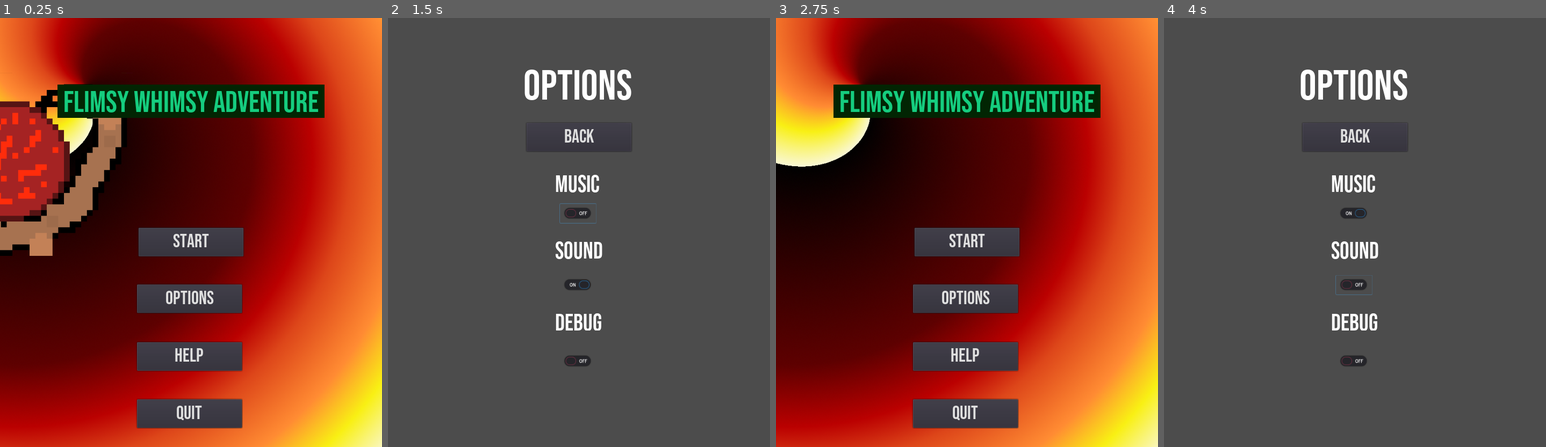
Above: before the commit, frames 1-4 (left to right).
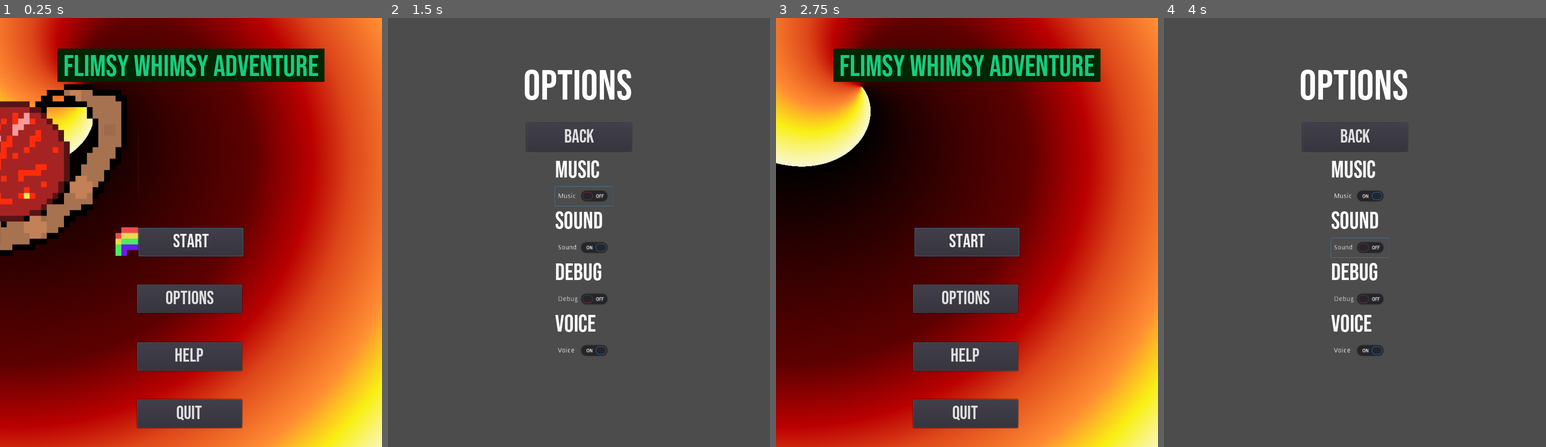
Above: after the commit, the same moments.

Repository: KaizNike/Flimsy-Whimsy-Adventure
Game: Godot game, scene res://src/Main/Main.tscn
Same seed, same stepped clock (60 frames per second), same inputs: the game is played once before the commit and once after it.
Inputs (mouse positions are in pixels of both pictures, inside the frame that each line leads up to; where the layout moved, square brackets give the same spot in the first picture):
- Up to frame 1 (0.25 s): no input
- Up to frame 2 (1.5 s): click "Options" at 0.5 s; click (582, 198) [579, 215] at 1.25 s
- Up to frame 3 (2.75 s): click "Back" at 2 s
- Up to frame 4 (4 s): click "Options" at 2.75 s; click (1358, 249) [1355, 283] at 3.5 s

The runs differ from the first frame. In frame 1, 13% of the frame differs, in the area x 0-85%, y 7-56%; in frame 2, 2.8%; in frame 3, 11%; in frame 4, 2.8%.

Commit message:
v1 Upload
Where I got to by the end of the BARE game jam.

Diff:
--- a/Flimsy Whimsy Adventure/project.godot
+++ b/Flimsy Whimsy Adventure/project.godot
@@ -22,6 +22,8 @@
 [autoload]
 
 Automain="*res://src/Autoload/Automain.tscn"
+TTS="*res://addons/godot-tts/TTS.gd"
+ScreenReader="*res://addons/godot-accessibility/ScreenReader.gd"
 
 [display]
 
--- a/Flimsy Whimsy Adventure/src/HUD/Game.gd
+++ b/Flimsy Whimsy Adventure/src/HUD/Game.gd
@@ -34,6 +34,9 @@
 
 # Called when the node enters the scene tree for the first time.
 func _ready() -> void:
+	$BackButton.grab_focus()
+	TTS.stop()
+#	TTS.speak("You are playing a short adventure, if you'd like to contribute writings see the Github link. "+text+" option 1 "+option1+" option 2 "+option2+" option 3 "+option3+" option 4 "+option4)
 #	if Automain.debug == false:
 #		$DebugInv.visible = false
 #		$DebugScene.visible = false
@@ -133,6 +136,7 @@
 	# To hell
 	if scene == 102:
 		text = ""
+	TTS.speak(text+" option 1 "+option1+" option 2 "+option2+" option 3 "+option3+" option 4 "+option4)
 
 
 
--- a/Flimsy Whimsy Adventure/src/HUD/Game.tscn
+++ b/Flimsy Whimsy Adventure/src/HUD/Game.tscn
@@ -46,6 +46,7 @@
 margin_top = 160.0
 margin_right = 640.0
 margin_bottom = 480.0
+focus_mode = 2
 custom_fonts/normal_font = SubResource( 1 )
 text = "Text will go here, it may be a lot. Up to three sentences, so I will emulate that by putting lots of text here. Lorem Ipsum factorum."
 
@@ -120,6 +121,7 @@
 margin_top = 110.0
 margin_right = 770.0
 margin_bottom = 160.0
+focus_mode = 2
 text = "0"
 
 [node name="CanvasLayer" type="CanvasLayer" parent="."]
@@ -128,11 +130,11 @@
 [node name="TextureRect" type="TextureRect" parent="CanvasLayer"]
 margin_right = 40.0
 margin_bottom = 40.0
+focus_mode = 2
 texture = ExtResource( 3 )
 __meta__ = {
 "_edit_use_anchors_": false
 }
-
 [connection signal="pressed" from="OptionOneButton" to="." method="_on_OptionOneButton_pressed"]
 [connection signal="pressed" from="BackButton" to="." method="_on_BackButton_pressed"]
 [connection signal="pressed" from="OptionTwoButton" to="." method="_on_OptionTwoButton_pressed"]
--- a/Flimsy Whimsy Adventure/src/HUD/Start.gd
+++ b/Flimsy Whimsy Adventure/src/HUD/Start.gd
@@ -6,14 +6,18 @@
 
 # Called when the node enters the scene tree for the first time.
 func _ready() -> void:
-	$GameNameLabel.grab_focus()
+#	ScreenReader.Accessible.click_focused($WelcomeLabel)
+#	TTS.speak($WelcomeLabel.text)
+#	TTS.connect("utterance_end",self,"progress()")
+	$StartButton.grab_focus()
 	Automain.scene_change("mainmenu")
 	pass # Replace with function body.
 
 # Called every frame. 'delta' is the elapsed time since the previous frame.
 #func _process(delta: float) -> void:
 #	pass
-
+#func progress():
+#	$StartButton.grab_focus()
 
 func _on_StartButton_pressed() -> void:
 	#print("New Game Pressed!")		#Works
--- a/Flimsy Whimsy Adventure/src/HUD/Start.tscn
+++ b/Flimsy Whimsy Adventure/src/HUD/Start.tscn
@@ -18,28 +18,49 @@
 [sub_resource type="ShortCut" id=4]
 shortcut = SubResource( 3 )
 
-[sub_resource type="InputEventAction" id=5]
-action = "ui_accept"
-
-[sub_resource type="ShortCut" id=6]
-shortcut = SubResource( 5 )
-
 [node name="Start" type="Control"]
 anchor_right = 1.0
 anchor_bottom = 1.0
 script = ExtResource( 1 )
+__meta__ = {
+"_edit_use_anchors_": false
+}
 
 [node name="GameNameLabel" type="Label" parent="."]
 modulate = Color( 0.0823529, 0.803922, 0.498039, 1 )
 anchor_left = 0.5
 anchor_right = 0.5
 margin_left = -400.0
-margin_top = 140.0
+margin_top = 64.0
 margin_right = 400.0
-margin_bottom = 218.0
+margin_bottom = 142.0
 custom_fonts/font = SubResource( 1 )
 text = "Flimsy Whimsy Adventure"
 align = 1
+__meta__ = {
+"_edit_use_anchors_": false
+}
+
+[node name="WelcomeLabel" type="Label" parent="."]
+visible = false
+modulate = Color( 0.0823529, 0.803922, 0.498039, 1 )
+anchor_left = 0.5
+anchor_top = 0.5
+anchor_right = 0.5
+anchor_bottom = 0.5
+margin_left = -522.0
+margin_top = -257.0
+margin_right = 522.0
+margin_bottom = -17.0
+focus_mode = 2
+custom_fonts/font = SubResource( 1 )
+text = "Welcome to a whimsical
+Adventure, press start.
+to remove voice see options."
+align = 1
+__meta__ = {
+"_edit_use_anchors_": false
+}
 
 [node name="OptionsButton" type="Button" parent="."]
 anchor_left = 0.5
@@ -91,7 +112,6 @@
 margin_right = 110.0
 margin_bottom = 50.0
 custom_fonts/font = SubResource( 2 )
-shortcut = SubResource( 6 )
 text = "Start"
 __meta__ = {
 "_edit_use_anchors_": false
@@ -103,9 +123,28 @@
 [node name="GameNameBackground" type="Panel" parent="LabelBackground"]
 modulate = Color( 0.0470588, 1, 0.0627451, 1 )
 margin_left = 120.0
+margin_top = 64.0
+margin_right = 680.0
+margin_bottom = 134.0
+__meta__ = {
+"_edit_use_anchors_": false
+}
+
+[node name="LabelBackground2" type="CanvasLayer" parent="."]
+layer = -1
+
+[node name="GameNameBackground" type="Panel" parent="LabelBackground2"]
+visible = false
+modulate = Color( 0.0470588, 1, 0.0627451, 1 )
+anchor_top = 0.0255556
+anchor_bottom = 0.0255556
+margin_left = 100.0
 margin_top = 140.0
-margin_right = 680.0
-margin_bottom = 210.0
+margin_right = 700.0
+margin_bottom = 440.0
+__meta__ = {
+"_edit_use_anchors_": true
+}
 
 [node name="CanvasLayer" type="CanvasLayer" parent="."]
 layer = -100
@@ -113,6 +152,7 @@
 [node name="TextureRect" type="TextureRect" parent="CanvasLayer"]
 margin_right = 40.0
 margin_bottom = 40.0
+focus_mode = 2
 texture = ExtResource( 3 )
 __meta__ = {
 "_edit_use_anchors_": false
--- a/Flimsy Whimsy Adventure/src/Help/Help.gd
+++ b/Flimsy Whimsy Adventure/src/Help/Help.gd
@@ -6,6 +6,7 @@
 
 # Called when the node enters the scene tree for the first time.
 func _ready() -> void:
+	$BackButton.grab_focus()
 	pass # Replace with function body.
 
 # Called every frame. 'delta' is the elapsed time since the previous frame.
--- a/Flimsy Whimsy Adventure/src/Help/Help.tscn
+++ b/Flimsy Whimsy Adventure/src/Help/Help.tscn
@@ -16,6 +16,7 @@
 anchor_bottom = 1.0
 script = ExtResource( 1 )
 __meta__ = {
+"_edit_use_anchors_": false,
 "_edit_vertical_guides_": [ 400.0 ]
 }
 
@@ -24,6 +25,7 @@
 margin_top = 100.0
 margin_right = 720.0
 margin_bottom = 610.0
+focus_mode = 2
 custom_fonts/normal_font = SubResource( 1 )
 text = "Use 1, 2, 3, 4 on your keyboard or press the options on screen to play. Choose the option that fits you the best and see how far you get!
 
--- a/Flimsy Whimsy Adventure/src/Main/Main.tscn
+++ b/Flimsy Whimsy Adventure/src/Main/Main.tscn
@@ -14,6 +14,7 @@
 [node name="Background" type="TextureRect" parent="CanvasLayer"]
 anchor_right = 1.0
 anchor_bottom = 1.0
+focus_mode = 2
 texture = ExtResource( 2 )
 __meta__ = {
 "_edit_use_anchors_": false
@@ -25,4 +26,4 @@
 [node name="AnimatedSprite" parent="CanvasLayer2" instance=ExtResource( 3 )]
 position = Vector2( 98, 307 )
 z_index = -50
-frame = 7
+frame = 3
--- a/Flimsy Whimsy Adventure/src/Options/Options.gd
+++ b/Flimsy Whimsy Adventure/src/Options/Options.gd
@@ -15,6 +15,7 @@
 
 # Called when the node enters the scene tree for the first time.
 func _ready() -> void:
+	$BackButton.grab_focus()
 	pass # Replace with function body.
 
 # Called every frame. 'delta' is the elapsed time since the previous frame.
@@ -53,3 +54,13 @@
 	if button_pressed == false:
 		Automain.debug = false
 		print("Debug " + str(Automain.debug))
+
+
+
+
+
+func _on_VoiceCheck_toggled(button_pressed):
+	TTS.muted = !TTS.muted
+	if TTS.muted == false:
+		TTS.speak("Voice returned.")
+	pass # Replace with function body.
--- a/Flimsy Whimsy Adventure/src/Options/Options.tscn
+++ b/Flimsy Whimsy Adventure/src/Options/Options.tscn
@@ -8,11 +8,11 @@
 font_data = ExtResource( 2 )
 
 [sub_resource type="DynamicFont" id=2]
-size = 50
+size = 40
 font_data = ExtResource( 2 )
 
 [sub_resource type="DynamicFont" id=3]
-size = 40
+size = 50
 font_data = ExtResource( 2 )
 
 [node name="Options" type="Control"]
@@ -36,59 +36,101 @@
 "_edit_use_anchors_": false
 }
 
-[node name="MusicCheck" type="CheckButton" parent="."]
-margin_left = 360.0
-margin_top = 390.0
-margin_right = 436.0
-margin_bottom = 430.0
-pressed = true
-
-[node name="SoundCheck" type="CheckButton" parent="."]
-margin_left = 360.0
-margin_top = 540.0
-margin_right = 436.0
-margin_bottom = 580.0
-pressed = true
-
-[node name="DebugCheck" type="CheckButton" parent="."]
-margin_left = 360.0
-margin_top = 700.0
-margin_right = 436.0
-margin_bottom = 740.0
-
-[node name="MusicLabel" type="Label" parent="."]
-margin_left = 350.0
-margin_top = 320.0
-margin_right = 445.0
-margin_bottom = 380.0
-custom_fonts/font = SubResource( 2 )
-text = "Music"
-
-[node name="SoundLabel" type="Label" parent="."]
-margin_left = 350.0
-margin_top = 460.0
-margin_right = 445.0
-margin_bottom = 520.0
-custom_fonts/font = SubResource( 2 )
-text = "Sound"
-
-[node name="DebugLabel" type="Label" parent="."]
-margin_left = 350.0
-margin_top = 610.0
-margin_right = 450.0
-margin_bottom = 670.0
-custom_fonts/font = SubResource( 2 )
-text = "Debug"
-
 [node name="BackButton" type="Button" parent="."]
 margin_left = 290.0
 margin_top = 220.0
 margin_right = 510.0
 margin_bottom = 280.0
-custom_fonts/font = SubResource( 3 )
+custom_fonts/font = SubResource( 2 )
 text = "Back"
 
-[connection signal="toggled" from="MusicCheck" to="." method="_on_MusicCheck_toggled"]
-[connection signal="toggled" from="SoundCheck" to="." method="_on_SoundCheck_toggled"]
-[connection signal="toggled" from="DebugCheck" to="." method="_on_DebugCheck_toggled"]
+[node name="VBoxContainer" type="VBoxContainer" parent="."]
+anchor_left = 0.5
+anchor_top = 0.5
+anchor_right = 0.5
+anchor_bottom = 0.5
+margin_left = -50.0
+margin_top = -160.0
+margin_right = 50.0
+margin_bottom = 160.0
+__meta__ = {
+"_edit_use_anchors_": false
+}
+
+[node name="MusicLabel" type="Label" parent="VBoxContainer"]
+margin_right = 121.0
+margin_bottom = 60.0
+custom_fonts/font = SubResource( 3 )
+text = "Music"
+
+[node name="MusicCheck" type="CheckButton" parent="VBoxContainer"]
+margin_top = 64.0
+margin_right = 121.0
+margin_bottom = 104.0
+pressed = true
+text = "Music"
+__meta__ = {
+"_edit_use_anchors_": false
+}
+
+[node name="SoundLabel" type="Label" parent="VBoxContainer"]
+margin_top = 108.0
+margin_right = 121.0
+margin_bottom = 168.0
+focus_mode = 2
+custom_fonts/font = SubResource( 3 )
+text = "Sound"
+__meta__ = {
+"_edit_use_anchors_": false
+}
+
+[node name="SoundCheck" type="CheckButton" parent="VBoxContainer"]
+margin_top = 172.0
+margin_right = 121.0
+margin_bottom = 212.0
+pressed = true
+text = "Sound"
+__meta__ = {
+"_edit_use_anchors_": false
+}
+
+[node name="DebugLabel" type="Label" parent="VBoxContainer"]
+margin_top = 216.0
+margin_right = 121.0
+margin_bottom = 276.0
+focus_mode = 2
+custom_fonts/font = SubResource( 3 )
+text = "Debug"
+
+[node name="DebugCheck" type="CheckButton" parent="VBoxContainer"]
+margin_top = 280.0
+margin_right = 121.0
+margin_bottom = 320.0
+text = "Debug"
+__meta__ = {
+"_edit_use_anchors_": false
+}
+
+[node name="VoiceLabel" type="Label" parent="VBoxContainer"]
+margin_top = 324.0
+margin_right = 121.0
+margin_bottom = 384.0
+rect_pivot_offset = Vector2( 238, -527 )
+focus_mode = 2
+custom_fonts/font = SubResource( 3 )
+text = "Voice"
+
+[node name="VoiceCheck" type="CheckButton" parent="VBoxContainer"]
+margin_top = 388.0
+margin_right = 121.0
+margin_bottom = 428.0
+pressed = true
+text = "Voice"
+__meta__ = {
+"_edit_use_anchors_": false
+}
 [connection signal="pressed" from="BackButton" to="." method="_on_BackButton_pressed"]
+[connection signal="toggled" from="VBoxContainer/MusicCheck" to="." method="_on_MusicCheck_toggled"]
+[connection signal="toggled" from="VBoxContainer/SoundCheck" to="." method="_on_SoundCheck_toggled"]
+[connection signal="toggled" from="VBoxContainer/DebugCheck" to="." method="_on_DebugCheck_toggled"]
+[connection signal="toggled" from="VBoxContainer/VoiceCheck" to="." method="_on_VoiceCheck_toggled"]
Not shown: 1 places in Flimsy Whimsy Adventure/src/HUD/Start.tscn that only renumber resources
Not shown, changed: README.md
